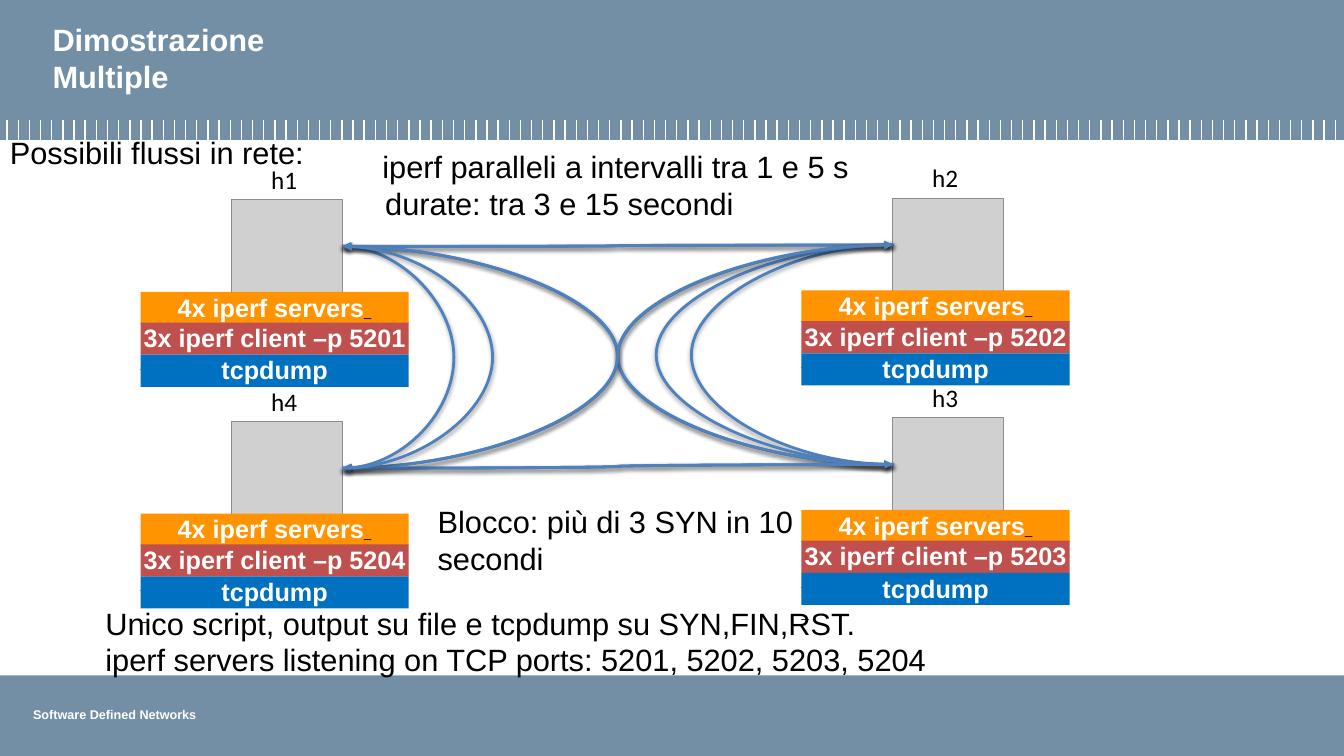
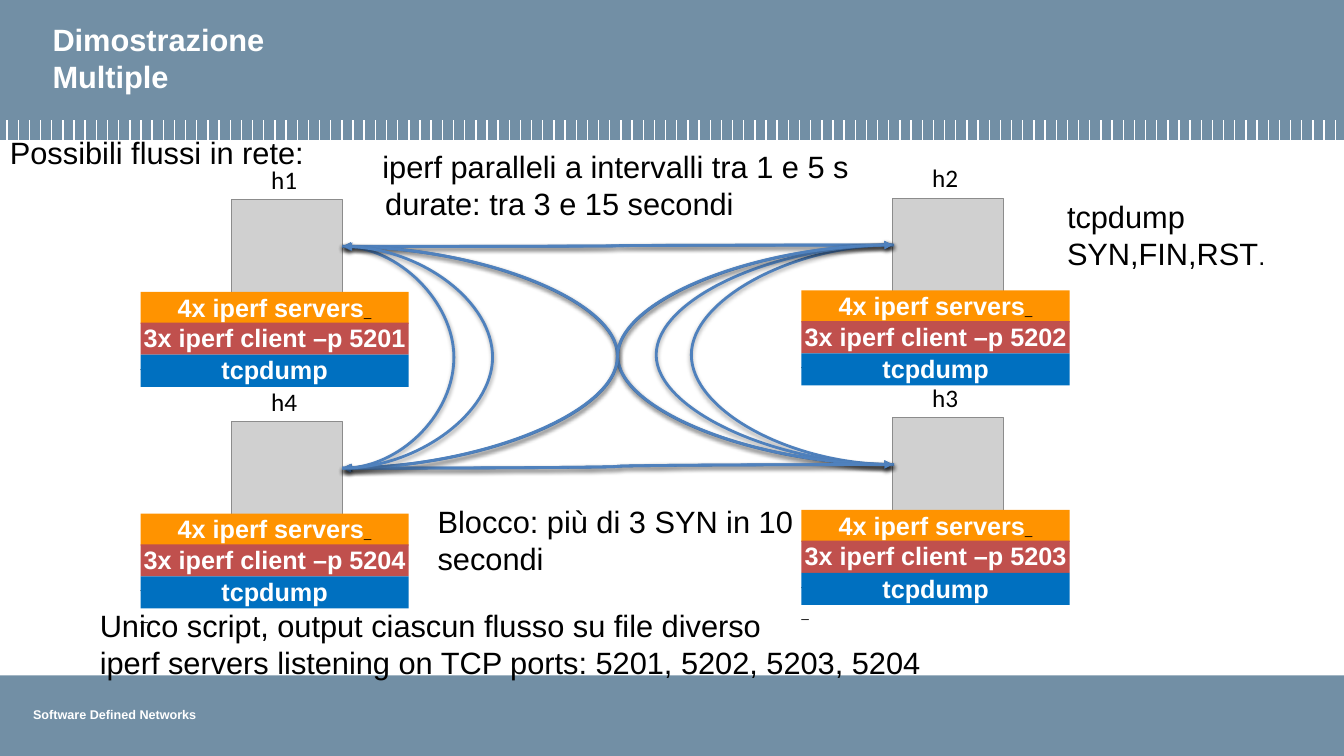
Before and after one commit to pierluigigrossi/progetto-SDN, a slide deck: slide 10 of intermedia8.pptx. Drawn at 1344x756 pixels with LibreOffice and Linux fonts; fonts in the diff are those of the drawing; grey boxes stand for pictures; background and template pictures are left out. Boxes give left, top, right and bottom in pixels: in the first picture for what was removed or moved away, otherwise in the second. Text is boxed around its words. In the diff, an @@ line names an element or a change of style, - is before the commit and + after.

```diff
--- a/intermedia8.pptx
+++ b/intermedia8.pptx
@@ text added at <box>1067,205,1258,269</box>, 22 pt, text #000000 @@
+tcpdump
+SYN,FIN,RST.
@@ text at <box>100,614,761,643</box>: text changed @@
-Unico script, output su file e tcpdump su SYN,FIN,RST.
+Unico script, output ciascun flusso su file diverso
```
Also in this commit, not shown: 4 other slides changed.
